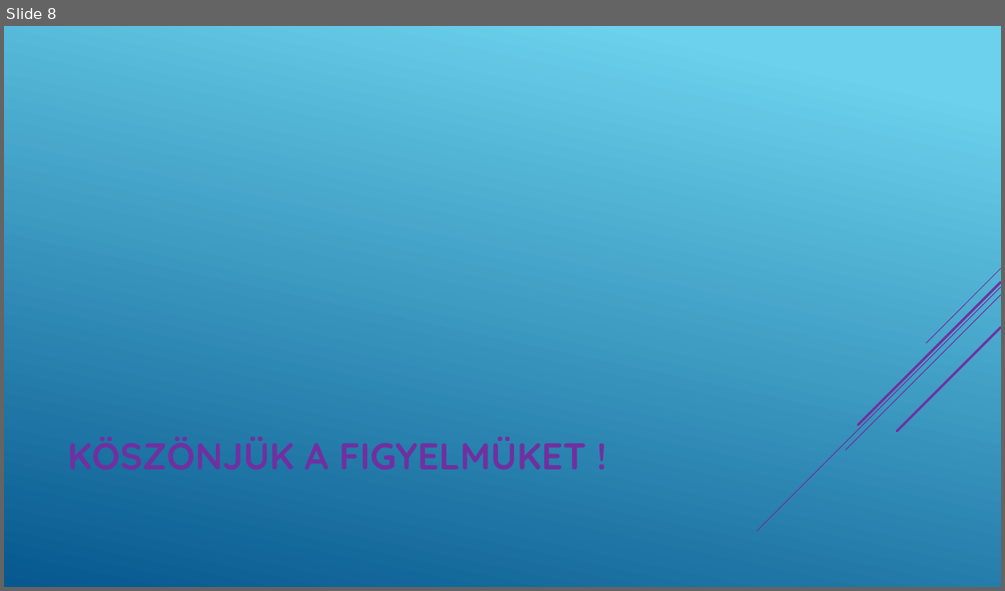
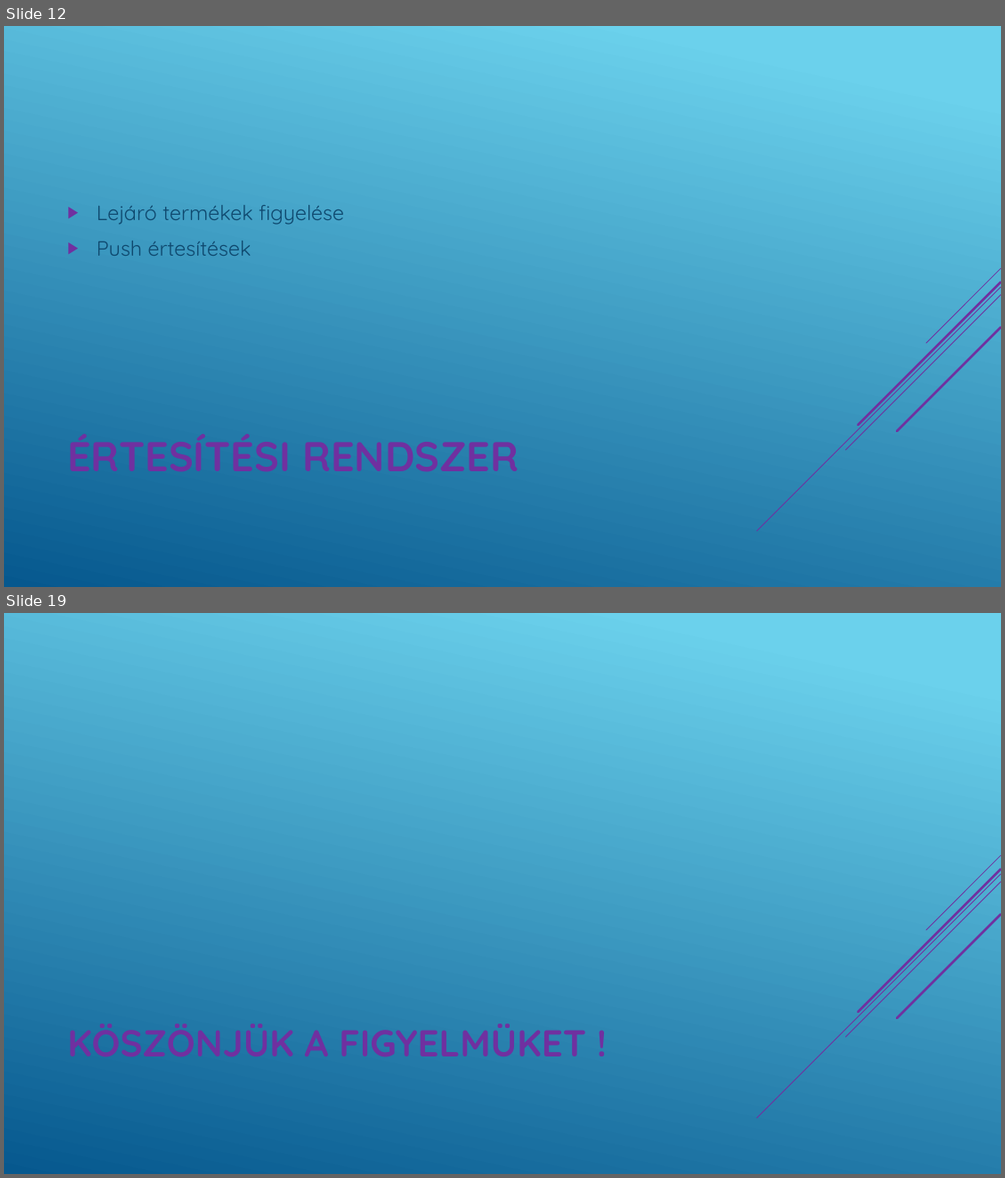
Before and after one commit to SutusRobert/13.S2_6_vizsgaelemek, a slide deck: PPT/Magic Fridge.pptx. Shown one above the other, each under a label of ours: slide 8 before the commit, slides 12 and 19 after it; the slides between them are not shown. The pictures are 1005x591 and 1005x1178 pixels, drawn with LibreOffice and Linux fonts; fonts in the diff are those of the drawing. Boxes give left, top, right and bottom in pixels: in the first picture for what was removed or moved away, otherwise in the second. Text is boxed around its words. In the diff, an @@ line names an element or a change of style, - is before the commit and + after.

```diff
--- a/PPT/Magic Fridge.pptx
+++ b/PPT/Magic Fridge.pptx
@@ slide 12 added at bbox=[4, 26, 1001, 587], background gradient #6ED2EB to #06588E; not listed: 5 template elements that a slide beside it also shows @@
@@ text added at bbox=[97, 205, 344, 256], 20 pt, text #0F496F @@
+▶ Lejáró termékek figyelése
+▶ Push értesítések
@@ what was slide 8 is now slide 19 @@
```
Also in this commit, not shown: 6 slides changed, 11 other slides added, 1 slide removed.
